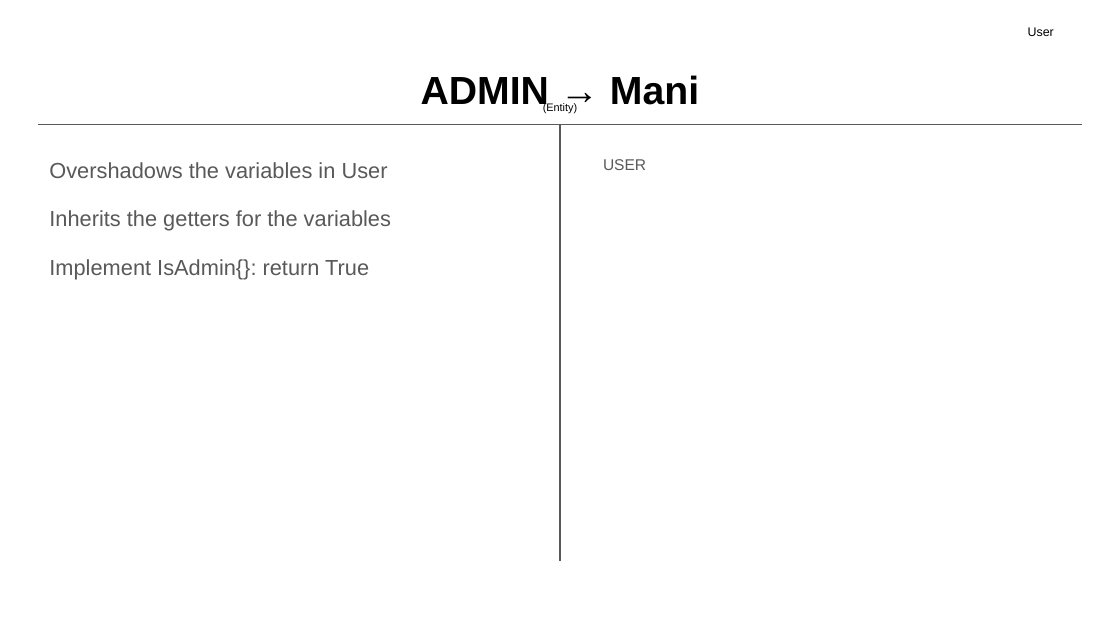
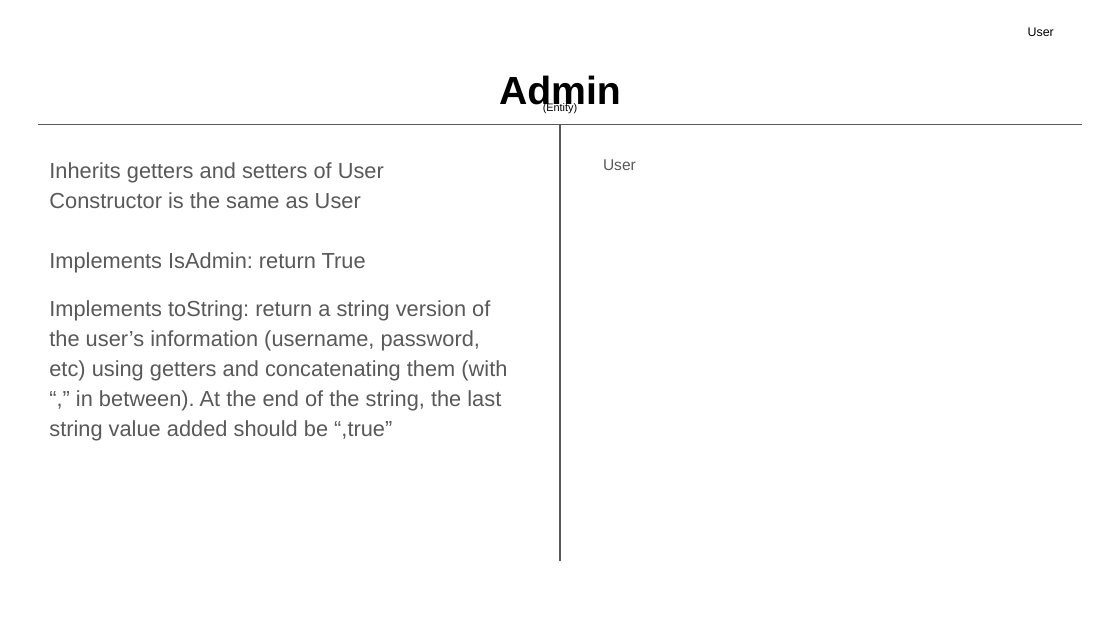
Before and after one commit to hud9925/FlightManager, a slide deck: slide 15 of phase0/CRC Model.pptx (slide 14 before the commit). Drawn at 1120x630 pixels with LibreOffice and Linux fonts; fonts in the diff are those of the drawing. Boxes give left, top, right and bottom in pixels: in the first picture for what was removed or moved away, otherwise in the second. Text is boxed around its words. In the diff, an @@ line names an element or a change of style, - is before the commit and + after.

```diff
--- a/phase0/CRC Model.pptx
+++ b/phase0/CRC Model.pptx
@@ title at box(499, 75, 621, 112): text changed @@
-ADMIN → Mani
+Admin
@@ text at box(49, 162, 507, 441): text changed @@
-Overshadows the variables in User
-Inherits the getters for the variables
-Implement IsAdmin{}: return True
+Inherits getters and setters of User
+Constructor is the same as User
+Implements IsAdmin: return True
+Implements toString: return a string version of the user’s information (username, password, etc) using getters and concatenating them (with “,” in between). At the end of the string, the last string value added should be “,true”
@@ text at box(603, 159, 636, 170): text changed @@
-USER
+User
```
Also in this commit, not shown: 13 other slides changed, 1 slide added.
